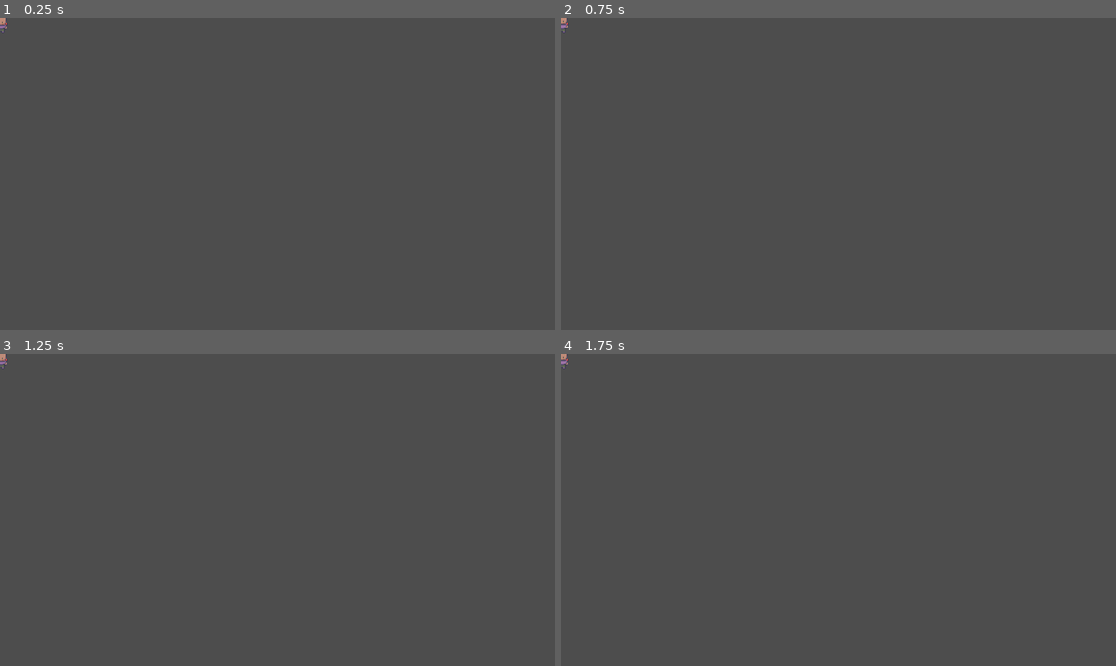
Above: before the commit, frames 1-4 (two rows, left to right).
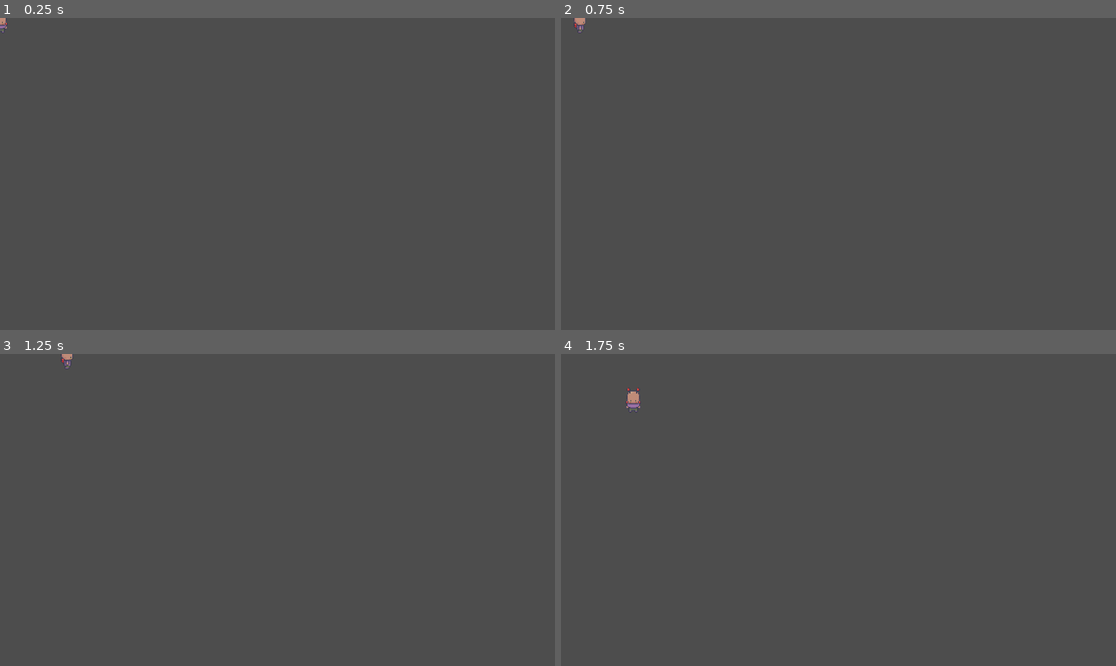
Above: after the commit, the same moments.

Repository: n3rdkid/pilot
Game: Godot game, scene res://scenes/player.tscn
Two runs of this game, one before a commit and one after it. Both use one fixed random seed, a clock stepped at 60 frames per second and the inputs below.
Inputs:
- Up to frame 1 (0.25 s): no input
- Up to frame 2 (0.75 s): tap Enter at 0.5 s; hold Right (ui_right) from 0.53 s (still down)
- Up to frame 3 (1.25 s): keep holding Right (ui_right)
- Up to frame 4 (1.75 s): tap Space at 1.25 s; release Right (ui_right) at 1.28 s; hold Down (ui_down) from 1.28 s (still down)

Frame 1 is identical in both runs. In frame 2, less than 0.1% of the frame differs, in the area x 0-5%, y 0-5%; in frame 3, less than 0.1%; in frame 4, 0.2%, in the area x 0-15%, y 0-19%.

Commit message:
:sparkles: feat: add player movement

Diff:
--- /dev/null
+++ b/scenes/home.tscn
@@ -0,0 +1,6 @@
+[gd_scene format=3 uid="uid://cjc6aelor77sw"]
+
+[node name="Home" type="Node2D"]
+
+[node name="TileMap" type="TileMap" parent="."]
+format = 2
--- a/scenes/player.tscn
+++ b/scenes/player.tscn
@@ -1,6 +1,7 @@
-[gd_scene load_steps=6 format=3 uid="uid://gkpcty7vf6gp"]
+[gd_scene load_steps=7 format=3 uid="uid://gkpcty7vf6gp"]
 
 [ext_resource type="SpriteFrames" uid="uid://dgma80x3totg8" path="res://assets/characters/Bodies/Body_32x32_01.tres" id="1_0ai5d"]
+[ext_resource type="Script" path="res://scripts/player.gd" id="1_um065"]
 [ext_resource type="SpriteFrames" uid="uid://dpg8u78bqy6tt" path="res://assets/characters/Eyes/Eyes_32x32_03.tres" id="2_a5aeg"]
 [ext_resource type="SpriteFrames" uid="uid://b5n1n6pbyiivc" path="res://assets/characters/Outfits/Outfit_01_32x32_01.tres" id="3_m3gry"]
 [ext_resource type="SpriteFrames" uid="uid://7m6ljkl3nefw" path="res://assets/characters/Accessories/Accessory_01_Ladybug_32x32_01.tres" id="4_8lrh2"]
@@ -10,6 +11,7 @@
 height = 48.0
 
 [node name="CharacterBody2D" type="CharacterBody2D"]
+script = ExtResource("1_um065")
 
 [node name="CollisionShape2D" type="CollisionShape2D" parent="."]
 position = Vector2(0, 10)
--- /dev/null
+++ b/scripts/player.gd
@@ -0,0 +1,44 @@
+extends CharacterBody2D
+@onready var body = $Body
+@onready var eyes = $Eyes
+@onready var outfits = $Outfits
+@onready var accessories = $Accessories
+
+const SPEED = 100.0
+var current_direction = "down"
+
+func _physics_process(delta):
+	move_player(delta)
+	move_and_slide()
+
+func move_player(delta):
+	var is_moving:bool  = true
+	if(Input.is_action_pressed("ui_right")):
+		velocity.x = SPEED
+		velocity.y = 0
+		current_direction="right"
+	elif(Input.is_action_pressed("ui_left")):
+		velocity.x = -SPEED
+		velocity.y = 0
+		current_direction="left"
+	elif(Input.is_action_pressed("ui_down")):
+		velocity.x = 0
+		velocity.y = SPEED
+		current_direction="down"
+	elif(Input.is_action_pressed("ui_up")):
+		velocity.x = 0
+		velocity.y = -SPEED
+		current_direction="up"
+	else:
+		velocity.x = 0
+		velocity.y = 0
+		is_moving=false
+	play_animation(is_moving)
+	move_and_slide()
+
+func play_animation(is_moving:bool):
+	body.play("idle_"+current_direction)
+	eyes.play("idle_"+current_direction)
+	outfits.play("idle_"+current_direction)
+	accessories.play("idle_"+current_direction)
+	pass
